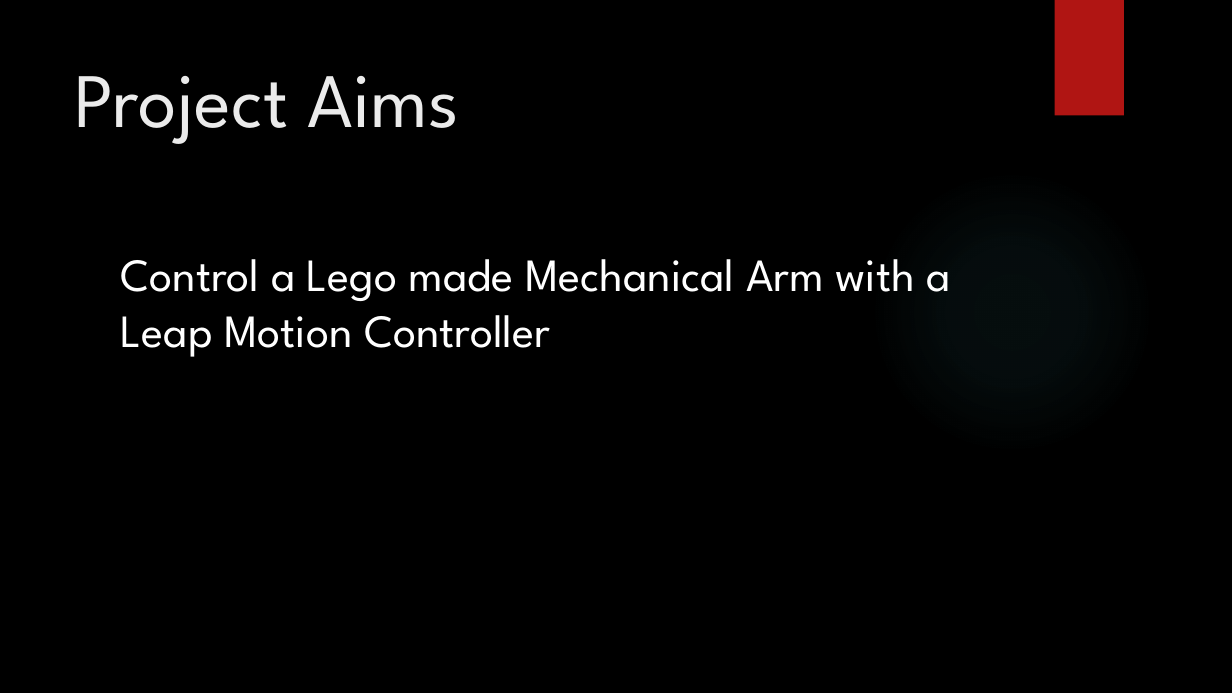
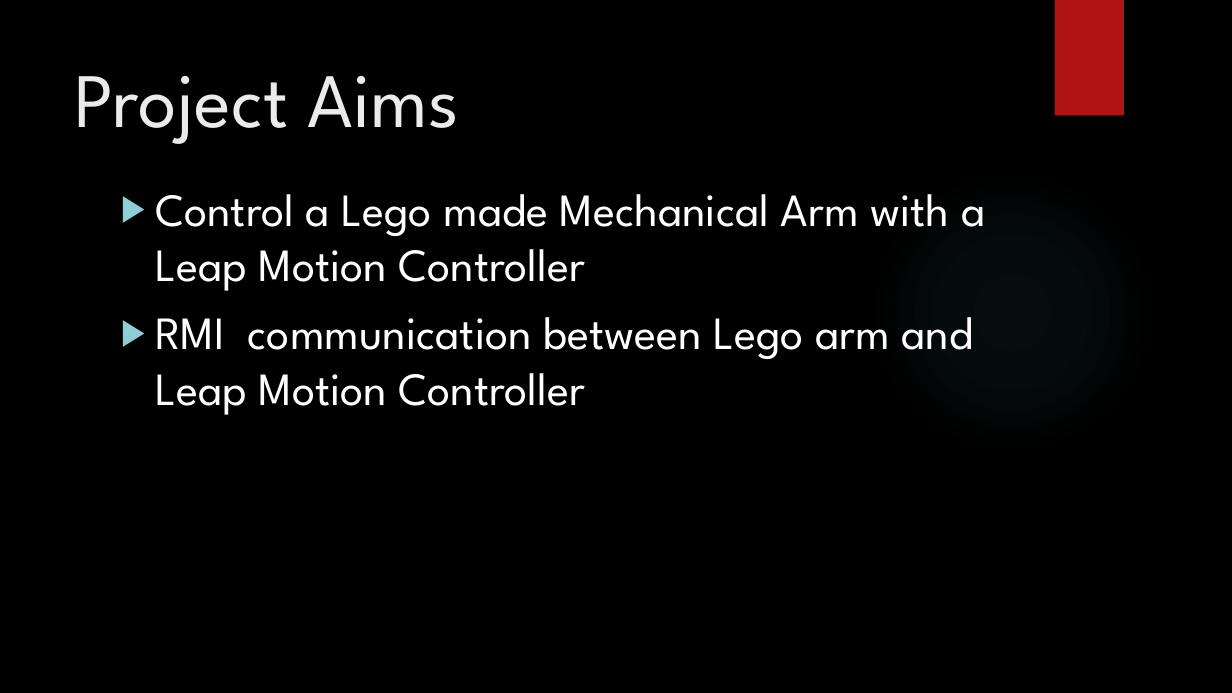
Before and after one commit to kevind992/Mechanical-Arm-Controlled-by-Leap-Motion, a slide deck: slide 2 of presentation.pptx. Drawn at 1232x693 pixels with LibreOffice and Linux fonts; fonts in the diff are those of the drawing; background and template pictures are left out. Boxes give left, top, right and bottom in pixels: in the first picture for what was removed or moved away, otherwise in the second. Text is boxed around its words. In the diff, an @@ line names an element or a change of style, - is before the commit and + after.

Commit message:
presentation

```diff
--- a/presentation.pptx
+++ b/presentation.pptx
@@ text "Control a Lego made Mechanical ...": place and size @@
-text "Control a Lego made Mechanical ..." at [121, 259, 950, 357]
+text "Control a Lego made Mechanical ..." at [155, 194, 985, 415]
@@ text at [155, 194, 985, 291]: bullet none to ▶ @@
@@ text at [155, 317, 973, 415]: paragraph added @@
+▶ RMI communication between Lego arm and Leap Motion Controller
```
Also in this commit, not shown: 1 other slide changed, 2 slides added.
